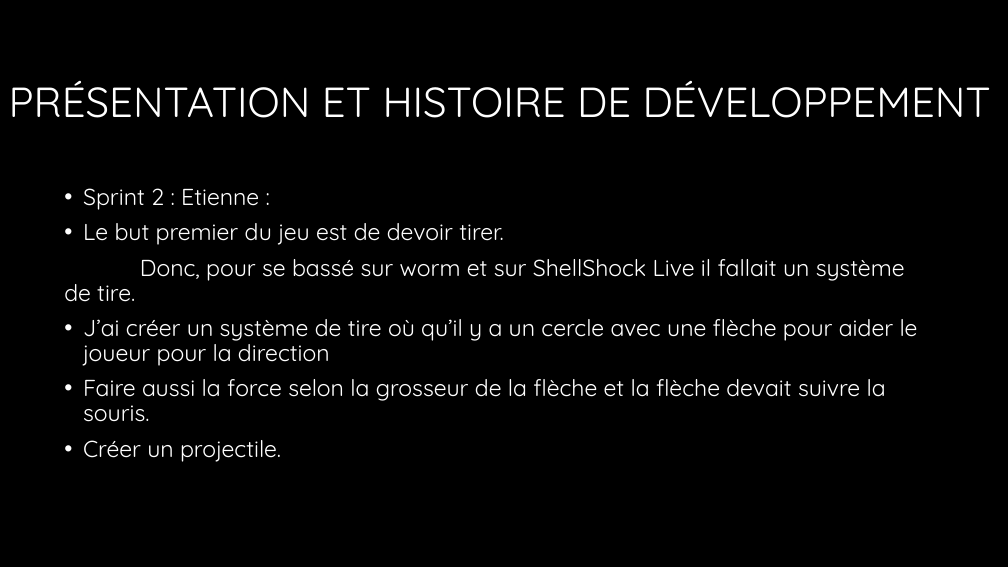
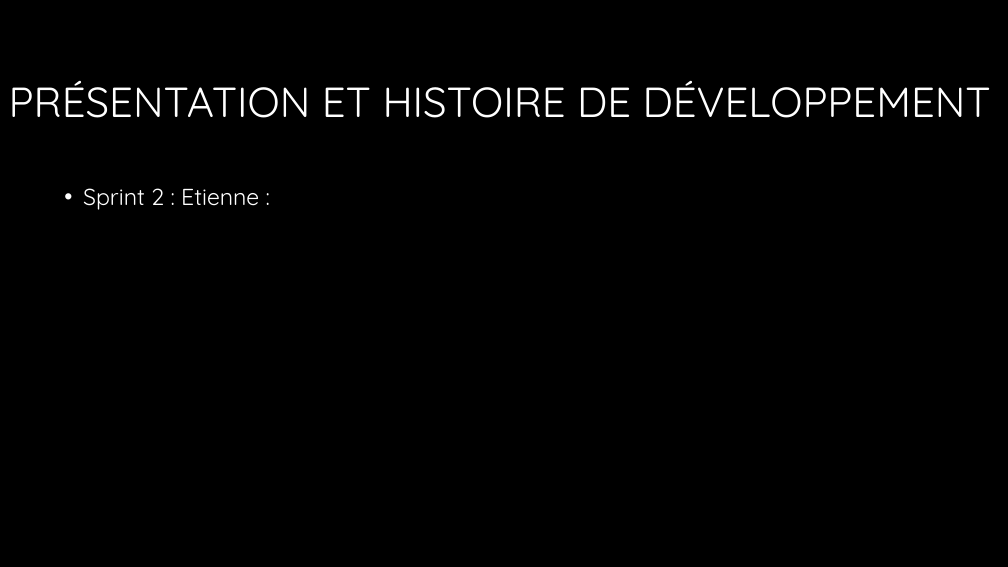
Before and after one commit to ThimbleDice/Elemental-Clash-Legend, a slide deck: slide 6 of Elemantal Clash PowerPoint.pptx. Drawn at 1008x567 pixels with LibreOffice and Linux fonts; fonts in the diff are those of the drawing; background and template pictures are left out. Boxes give left, top, right and bottom in pixels: in the first picture for what was removed or moved away, otherwise in the second. Text is boxed around its words. In the diff, an @@ line names an element or a change of style, - is before the commit and + after.

```diff
--- a/Elemantal Clash PowerPoint.pptx
+++ b/Elemantal Clash PowerPoint.pptx
@@ text at [64, 223, 918, 462]: paragraphs removed @@
-• Le but premier du jeu est de devoir tirer.
-Donc, pour se bassé sur worm et sur ShellShock Live il fallait un système de tire.
-• J’ai créer un système de tire où qu’il y a un cercle avec une flèche pour aider le joueur pour la direction
-• Faire aussi la force selon la grosseur de la flèche et la flèche devait suivre la souris.
-• Créer un projectile.
```
Also in this commit, not shown: 2 other slides changed, 3 slides added.
